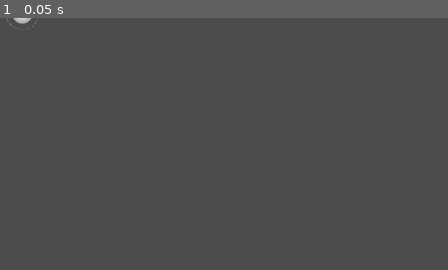
Above: before the commit, frame 1.
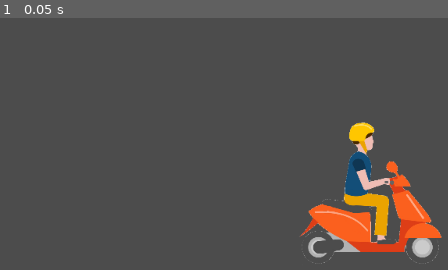
Above: after the commit, the same moment.

Repository: Anatolij-Grigorjev/MopedRebelGO
Game: Godot game, scene res://rebel/moped_rebel.tscn
The game is run twice, just before and just after one commit, with the same random seed, the same clock (stepped at 60 frames per second) and the same inputs. The project has no main scene, so this scene is started directly.
Inputs:
- Up to frame 1 (0.05 s): no input

The runs differ from the first frame. In frame 1, 6.6% of the frame differs, in the area x 1-99%, y 0-98%.
Error after the commit: Invalid get index '-1' (on base: 'Array'). (res://utils/logger.gd:97)

Commit message:
fix logger issues, start moped development

Diff:
--- a/game/rebel/moped_rebel.gd
+++ b/game/rebel/moped_rebel.gd
@@ -7,12 +7,16 @@
 Handles collisions and plays animations at required times.
 Controls delivery packages
 """
+var Logger : Resource = preload("res://utils/logger.gd")
 
 
 const CRUISE_SPEED = C.MR_CRUISE_SPEED
 
 
+var LOG: Logger
+
 
 
 func _ready() -> void:
+	LOG = Logger.new(self)
 	pass
--- a/game/rebel/moped_rebel.tscn
+++ b/game/rebel/moped_rebel.tscn
@@ -19,5 +19,6 @@
 shape = SubResource( 1 )
 
 [node name="Camera2D" type="Camera2D" parent="."]
+current = true
 
 [node name="AnimationPlayer" type="AnimationPlayer" parent="."]
--- a/game/utils/logger.gd
+++ b/game/utils/logger.gd
@@ -14,9 +14,7 @@
 func test() -> void:
 	var LOG: Logger = Logger.new(<any object>)
 	LOG.info('hello!')
-^^^^ assuming thread idx 0,
-invocation time and doing in script of node named 'Node'
-and same line numbers:
+^^^^ assuming invocation time and doing in script of node named 'Node' and same line numbers:
 2019.09.08 14:34:20 INFO Node#test:16 - hello!
 
 
@@ -42,8 +40,11 @@
 func _init(descriptor: Object):
 	if (typeof(descriptor) == TYPE_STRING):
 		_logger_name = str(descriptor)
-	if (typeof(descriptor) == TYPE_OBJECT):
+	elif (typeof(descriptor) == TYPE_OBJECT):
 		_logger_name = str(descriptor.get('name'))
+	else:
+		error("Tried to create logger from descriptor {} of type {}!", [descriptor, typeof(descriptor)])
+	info("Created logger {}!", [_logger_name])
 
 
 """
@@ -85,16 +86,22 @@
 	if (level < C.GAME_LOGGING_LEVEL % LogLevel.size()):
 		return
 	#true means date time in UTC timezone
-	var current_datetime := OS.get_datetime(true)
+	var current_datetime := OS.get_datetime(false)
 	var log_level_name : String = LOG_LEVEL_NAMES[level]
-	var current_stack_frame : Dictionary = get_stack()[0]
+	var call_stack : Array = get_stack()
+	# frame 0 is this private method,
+	# frame 1 would be the log level wrapper
+	# frame 2 is then the method that invoked the logging
+	# might have fewer frames if logger tested standalone
+	var stack_frame_idx := min(2, call_stack.size() - 1)
+	var current_stack_frame : Dictionary = call_stack[stack_frame_idx]
 	var resolved_message: String = _resolve_message_params(message, params)
 
 	var full_message : String = ("%s %s %s#%s:%s - %s"
 	% [
 		_format_datetime_dict(current_datetime),
 		log_level_name,
-		descriptor,
+		_logger_name,
 		current_stack_frame.function,
 		current_stack_frame.line,
 		resolved_message
@@ -113,6 +120,7 @@
 		datetime_dict.second
 	]
 
+
 func _resolve_message_params(message: String, params: Array) -> String:
 	if (not message):
 		return ""
